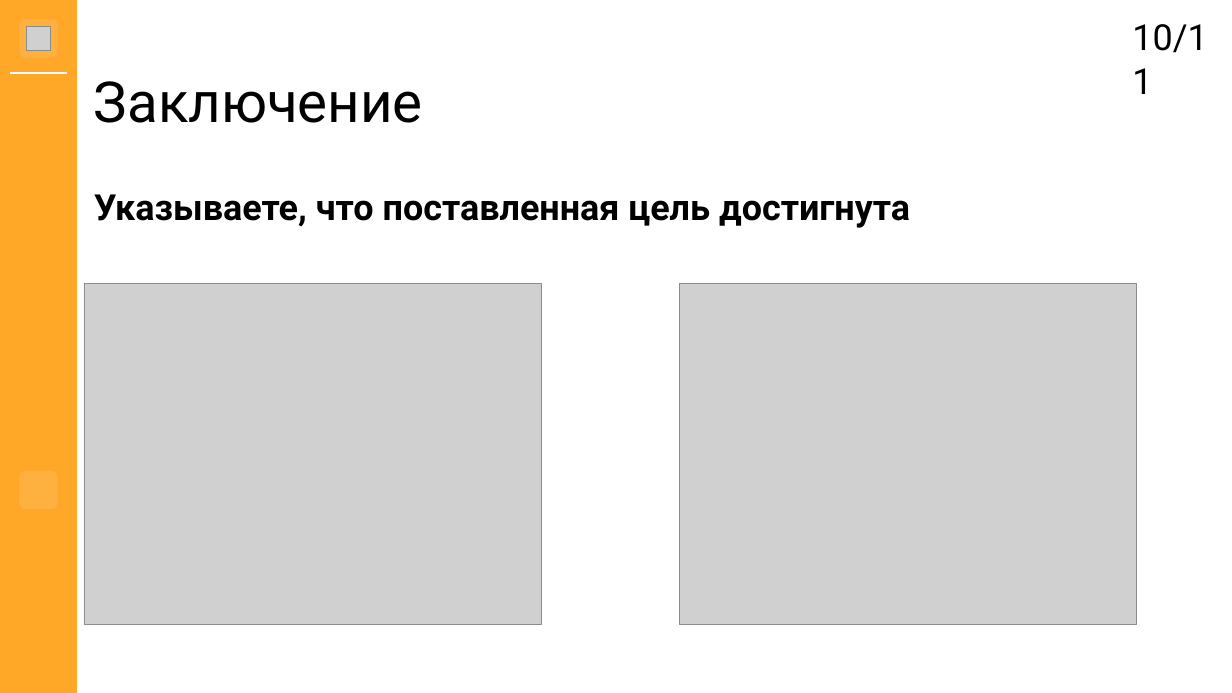
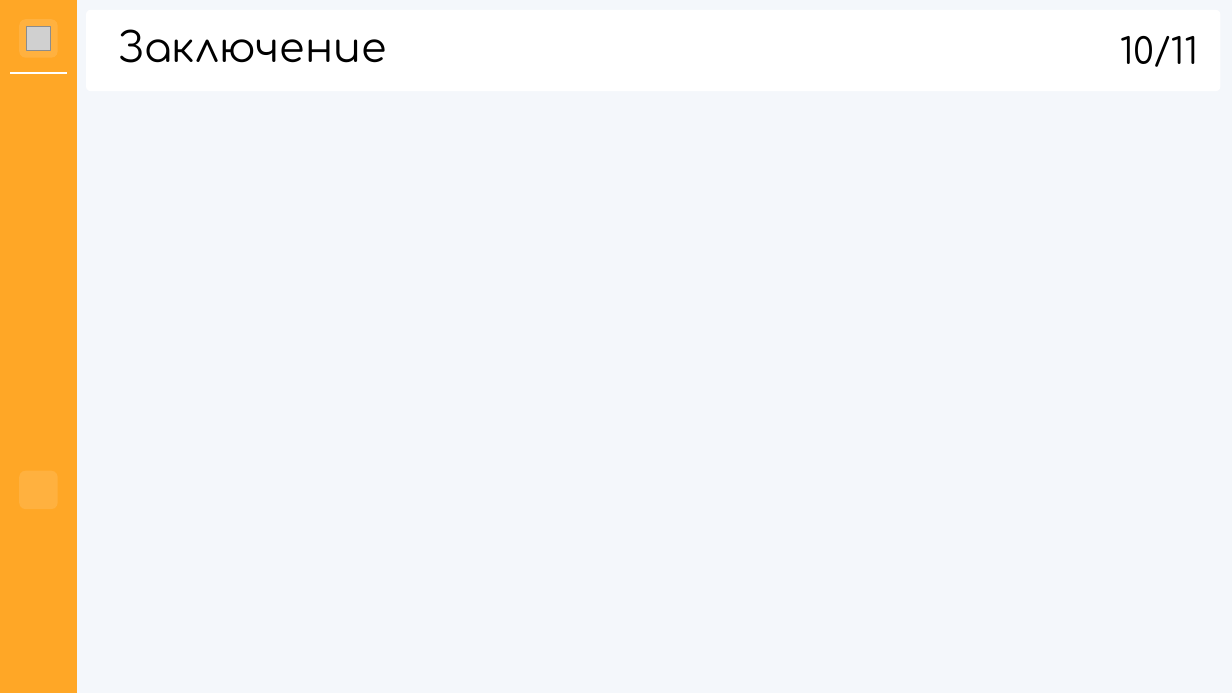
Before and after one commit to hhallva/cmdnt-website, a slide deck: slide 10 of КП/Презентация/Презентация.pptx. Drawn at 1232x693 pixels with LibreOffice and Linux fonts; fonts in the diff are those of the drawing; grey boxes stand for pictures; background and template pictures are left out. Boxes give left, top, right and bottom in pixels: in the first picture for what was removed or moved away, otherwise in the second. Text is boxed around its words. In the diff, an @@ line names an element or a change of style, - is before the commit and + after.

```diff
--- a/КП/Презентация/Презентация.pptx
+++ b/КП/Презентация/Презентация.pptx
@@ background #FFFFFF to #F4F7FB @@
@@ rounded rectangle added at (87,11,1220,91), fill #FFFFFF, outline #FFFFFF 1.5 pt @@
@@ title "Заключение": place and size @@
-title "Заключение" at (94,81,423,123)
+title "Заключение" at (118,29,386,63)
@@ title "Заключение" at (118,29,386,63): size 44 to 32 pt, font Roboto to Comfortaa @@
@@ text "10/11": place and size @@
-text "10/11" at (1132,24,1207,53)
+text "10/11" at (1120,36,1198,67)
@@ text "10/11" at (1120,36,1198,67): font Roboto to Comfortaa @@
@@ text removed at (94,194,910,228) @@
-Указываете, что поставленная цель достигнута
@@ picture removed at (85,284,542,625) @@
@@ picture removed at (680,284,1137,625) @@
```
Also in this commit, not shown: 10 other slides changed, 1 other file.
